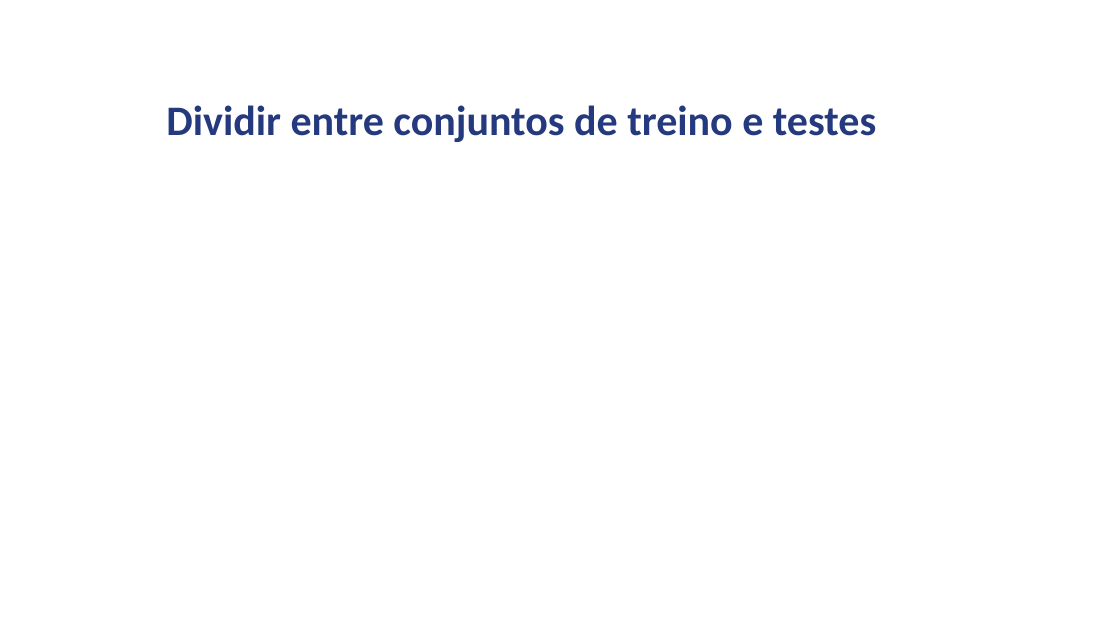
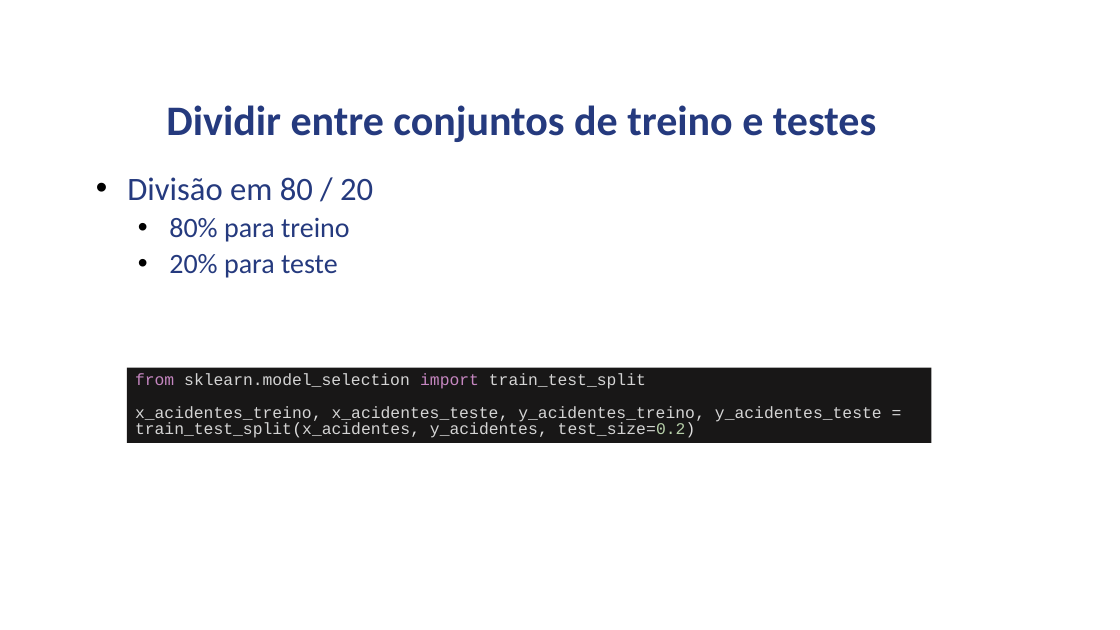
Before and after one commit to IgorCassolli/trabalho-pyspark, a slide deck: slide 15 of Apresentacao.pptx (slide 16 before the commit). Drawn at 1120x630 pixels with LibreOffice and Linux fonts; fonts in the diff are those of the drawing; background and template pictures are left out. Boxes give left, top, right and bottom in pixels: in the first picture for what was removed or moved away, otherwise in the second. Text is boxed around its words. In the diff, an @@ line names an element or a change of style, - is before the commit and + after.

```diff
--- a/Apresentacao.pptx
+++ b/Apresentacao.pptx
@@ text added at (127,177,373,278), 24 pt, text #253A7E @@
+• Divisão em 80 / 20
+  • 80% para treino
+  • 20% para teste
@@ rectangle added at (127,368,932,444), fill #181717, 14 pt, text #D4D4D4 @@
+from sklearn.model_selection import train_test_split
+x_acidentes_treino, x_acidentes_teste, y_acidentes_treino, y_acidentes_teste = train_test_split(x_acidentes, y_acidentes, test_size=0.2)
```
Also in this commit, not shown: 7 other slides changed, 4 slides added, 2 slides removed, 10 other files.
